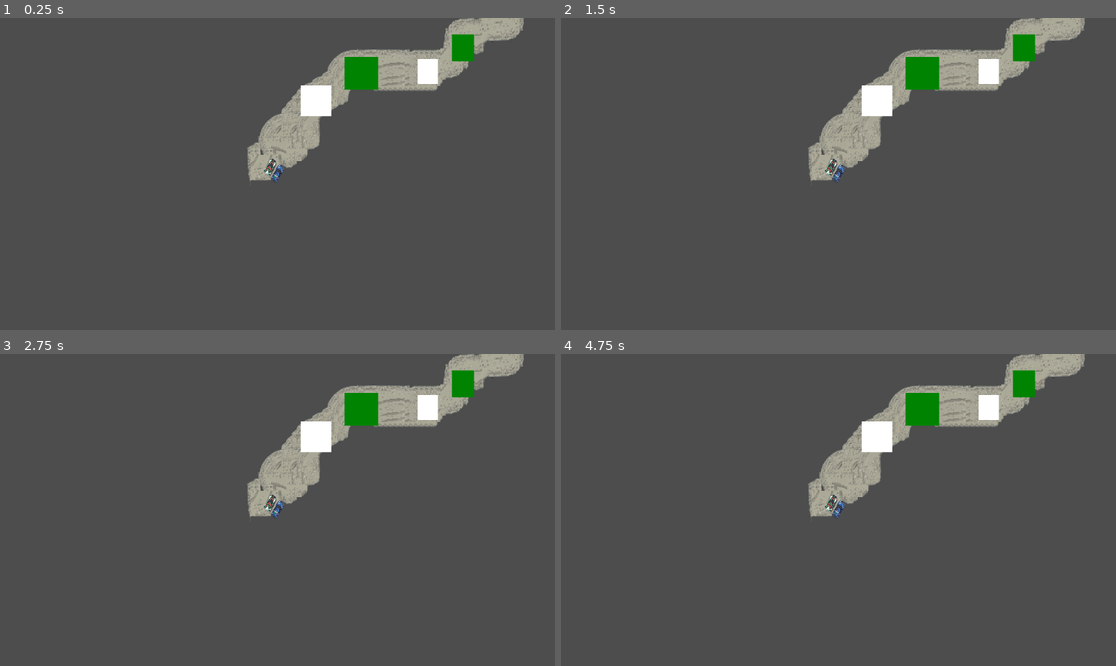
Above: before the commit, frames 1-4 (two rows, left to right).
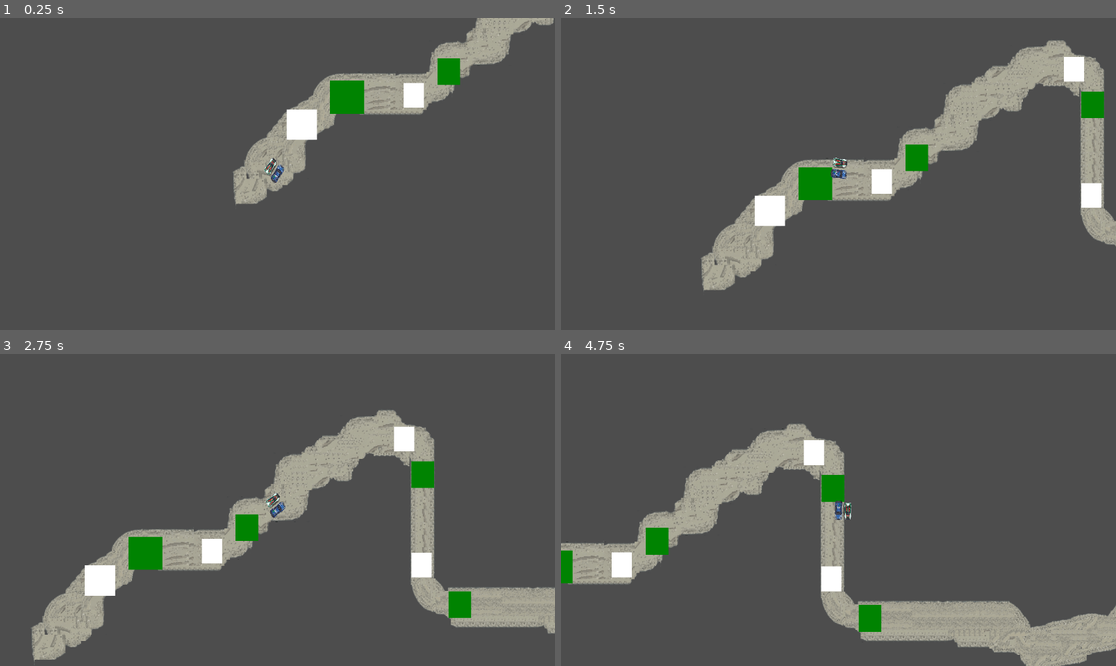
Above: after the commit, the same moments.

Repository: BenjaminLiras/RallyGame-Liras-Geretto
Game: Godot game, scene res://Scenes/Main.tscn
The game is run twice, just before and just after one commit, with the same random seed, the same clock (stepped at 60 frames per second) and the same inputs.
Inputs:
- Up to frame 1 (0.25 s): no input
- Up to frame 2 (1.5 s): tap Enter at 0.5 s; hold W 0.53-1.28 s; hold S from 1.28 s (still down)
- Up to frame 3 (2.75 s): release S at 2.03 s; hold W from 2.03 s (still down)
- Up to frame 4 (4.75 s): release W at 3.53 s; hold S from 3.53 s (still down)

The runs differ from the first frame. In frame 1, 7.9% of the frame differs, in the area x 41-100%, y 0-60%; in frame 2, 19%; in frame 3, 19%; in frame 4, 22%, in the area x 0-100%, y 0-100%.
Error before the commit: Attempt to call function 'inicializar_jugadores' in base 'null instance' on a null instance. (res://Scripts/stage.gd:10)

Commit message:
bug empieza si

Diff:
--- a/rally-game/Scenes/Main.tscn
+++ b/rally-game/Scenes/Main.tscn
@@ -5,6 +5,7 @@
 [ext_resource type="Texture2D" uid="uid://bxekqti665sur" path="res://Assets/rallyjapon.png" id="1_r150o"]
 [ext_resource type="Script" uid="uid://yigqo7vd2xjn" path="res://Scripts/stage.gd" id="1_v1gob"]
 [ext_resource type="Script" uid="uid://bkf1umov20b6w" path="res://Scripts/car_2.gd" id="3_pbw6q"]
+[ext_resource type="Script" uid="uid://c0fkjvg6f3yqh" path="res://Scripts/multiplayer_manager.gd" id="4_mm1pq"]
 [ext_resource type="Texture2D" uid="uid://bdc5fcsvpm77c" path="res://Assets/lanciastartosrally7.PNG" id="3_rgh2o"]
 [ext_resource type="PackedScene" uid="uid://df7yvn77qsl38" path="res://Scenes/punto_decision.tscn" id="7_50glp"]
 [ext_resource type="PackedScene" uid="uid://uow3hsp5v1fi" path="res://Scenes/cartel_decision.tscn" id="7_jw32o"]
@@ -4087,6 +4088,9 @@
 
 [node name="Main" type="Node2D" unique_id=1112573599]
 
+[node name="MultiplayerManager" type="Node" parent="." unique_id=4088001]
+script = ExtResource("4_mm1pq")
+
 [node name="Stage" type="Path2D" parent="." unique_id=338677736]
 position = Vector2(28, 53)
 scale = Vector2(0.6666667, 0.8146853)
--- a/rally-game/Scripts/stage.gd
+++ b/rally-game/Scripts/stage.gd
@@ -1,8 +1,13 @@
 extends Path2D
 
-@onready var gestor: GestorMultijugador = $MultiplayerManager
+var gestor: GestorMultijugador = null
 
 func _ready() -> void:
+	gestor = get_tree().root.get_node_or_null("Main/MultiplayerManager")
+	if gestor == null:
+		push_error("No se encontro GestorMultijugador")
+		return
+
 	var auto_1 = get_node_or_null("prota")
 	var auto_2 = get_node_or_null("Car2")
 
